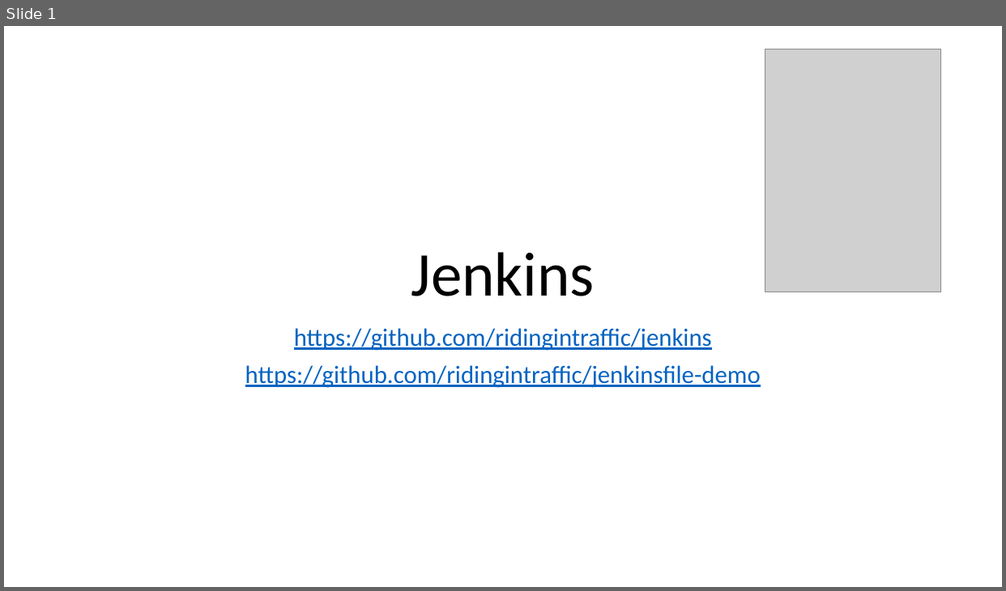
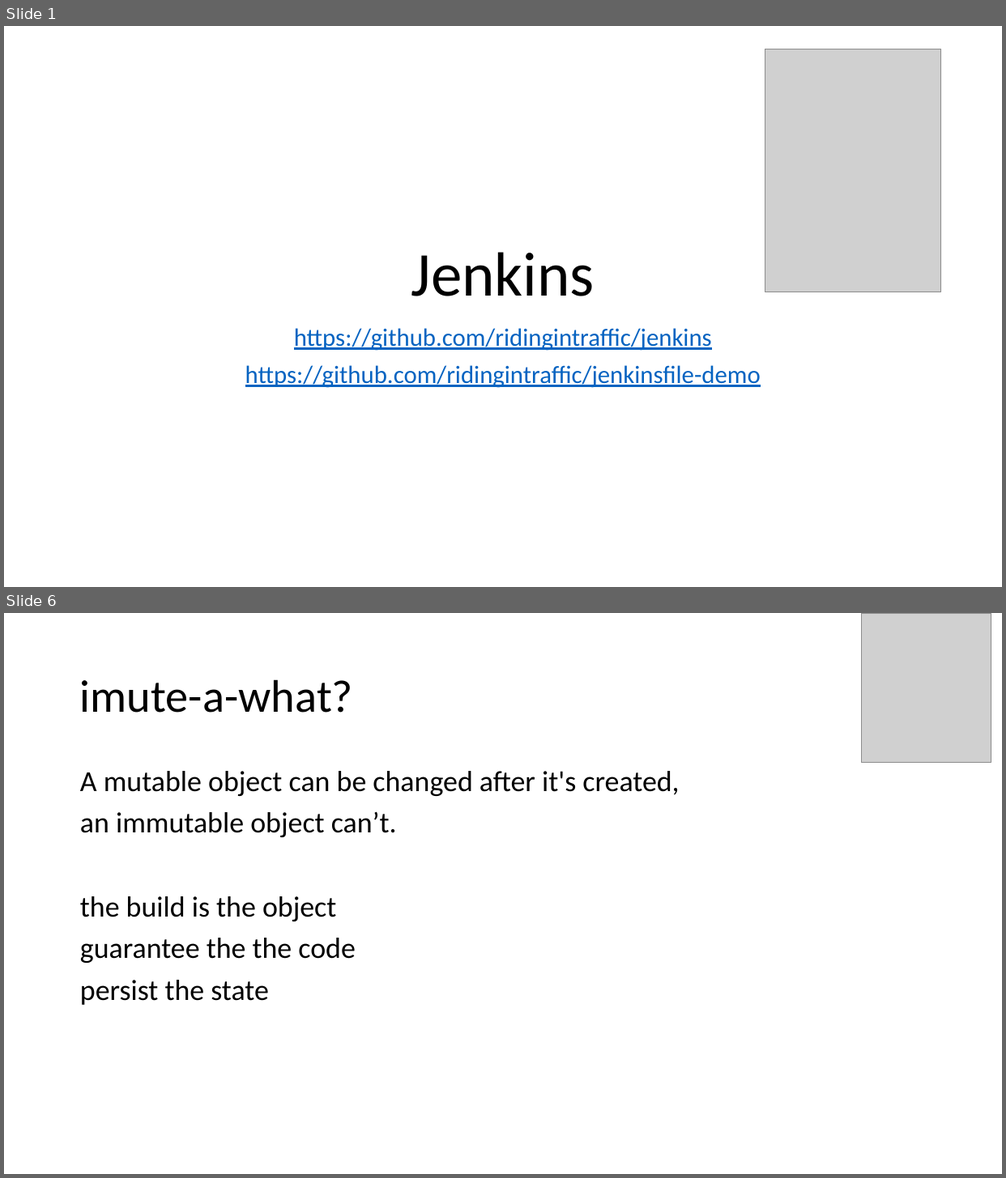
Before and after one commit to ridingintraffic/jenkins, a slide deck: jenkins.pptx. Shown one above the other, each under a label of ours: slide 1 before the commit, slides 1 and 6 after it; the slides between them are not shown. The pictures are 1006x591 and 1006x1178 pixels, drawn with LibreOffice and Linux fonts; fonts in the diff are those of the drawing; grey boxes stand for pictures. Boxes give left, top, right and bottom in pixels: in the first picture for what was removed or moved away, otherwise in the second. Text is boxed around its words. In the diff, an @@ line names an element or a change of style, - is before the commit and + after.

```diff
--- a/jenkins.pptx
+++ b/jenkins.pptx
@@ slide 6 added at [4,613,1002,1174], background #FFFFFF @@
@@ picture added at [861,613,991,763] @@
@@ title added at [80,679,353,713], 44 pt, text #000000 @@
+imute-a-what?
@@ text added at [80,771,679,1005], 28 pt, text #000000 @@
+A mutable object can be changed after it's created,
+an immutable object can’t.
+the build is the object
+guarantee the the code
+persist the state
```
Also in this commit, not shown: 1 slide changed, 9 other slides added, 1 other file.
